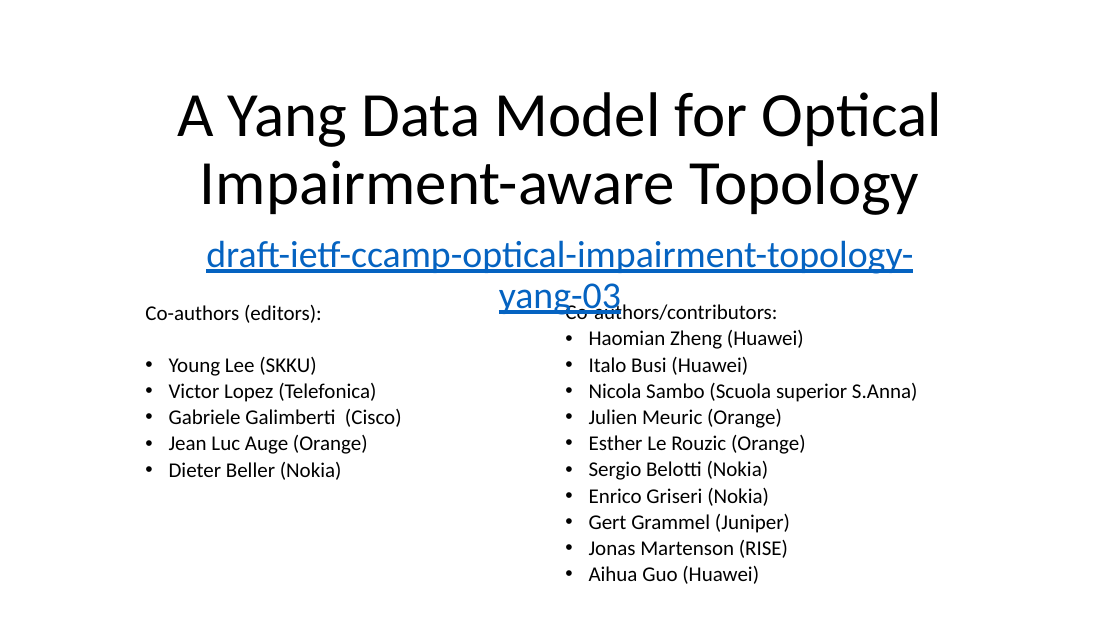
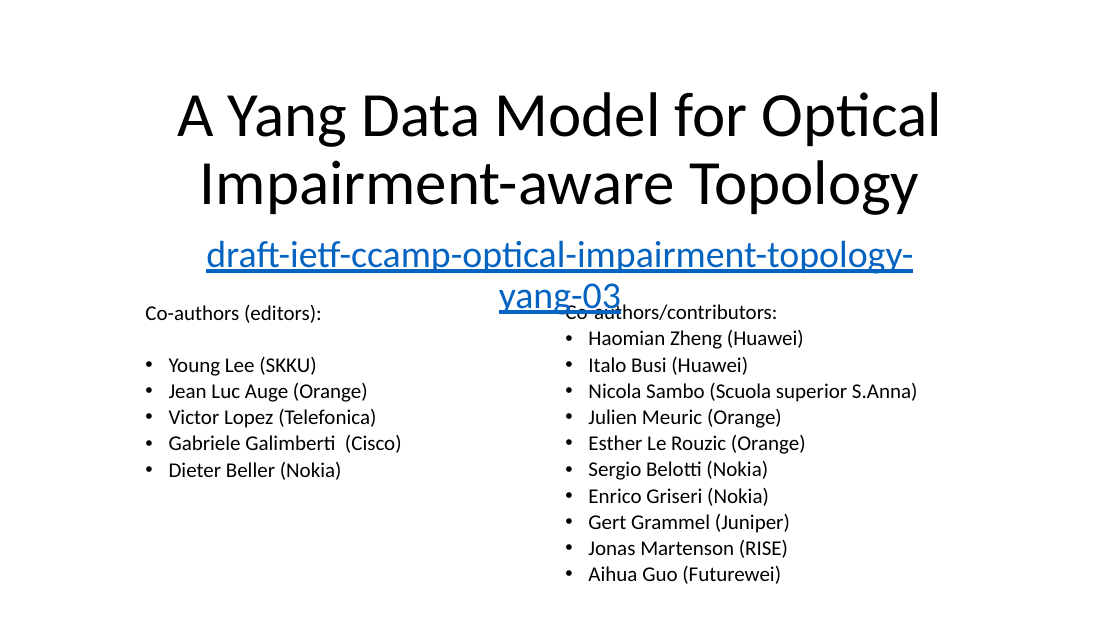
Before and after one commit to ietf-ccamp-wg/draft-ietf-ccamp-optical-impairment-topology-yang, a slide deck: slide 1 of CCAMP_meeting_presentations/Interim-May-2020-draft-ietf-ccamp-optical-impairment-topology-yang-03.pptx. Drawn at 1120x630 pixels with LibreOffice and Linux fonts; fonts in the diff are those of the drawing. Boxes give left, top, right and bottom in pixels: in the first picture for what was removed or moved away, otherwise in the second. Text is boxed around its words. In the diff, an @@ line names an element or a change of style, - is before the commit and + after.

Commit message:
Update Interim-May-2020-draft-ietf-ccamp-optical-impairment-topology-yang-03.pptx
Presentation for the CCAMP interim meeting on May 14, 2020: slides for review - final version will come.

```diff
--- a/CCAMP_meeting_presentations/Interim-May-2020-draft-ietf-ccamp-optical-impairment-topology-yang-03.pptx
+++ b/CCAMP_meeting_presentations/Interim-May-2020-draft-ietf-ccamp-optical-impairment-topology-yang-03.pptx
@@ subtitle at [169,383,368,402]: paragraph added @@
+• Jean Luc Auge (Orange)
@@ subtitle at [169,435,368,454]: paragraph removed @@
-• Jean Luc Auge (Orange)
@@ text at [588,566,781,584]: text changed @@
-• Aihua Guo (Huawei)
+• Aihua Guo (Futurewei)
```
Also in this commit, not shown: 5 other slides changed, 4 slides added.
